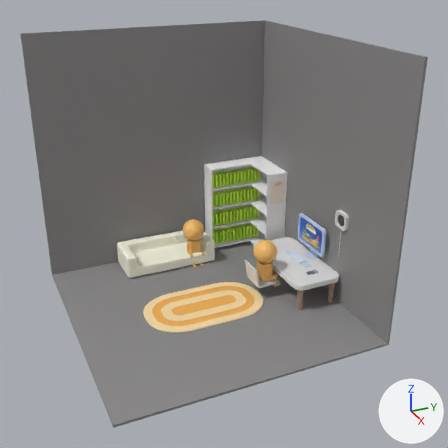
The Blender file blendergo/room.blend, before and after one commit.
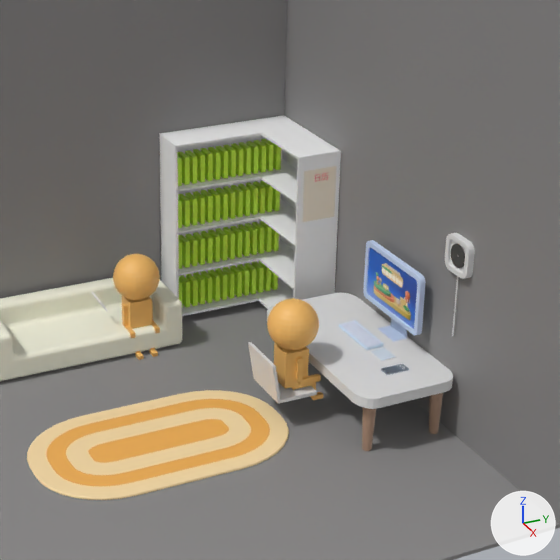
Old and new are each drawn whole from a 50 mm lens placed at (9.7, -3.94, 6.54), pointed at (0.38, 0.26, 1.88) and again close up on the part from 29% to 87% of the width and 23% to 80% of the height. Lighting does not change. The marker at lower right points along +X, +Y and +Z.

Names of what the first close-up shows: '02-v2', 'chair', 'pc', 'table', '平面', '球体', '球体.001', '立方体', '立方体.002', '立方体.018', '立方体.019', '立方体.020'.
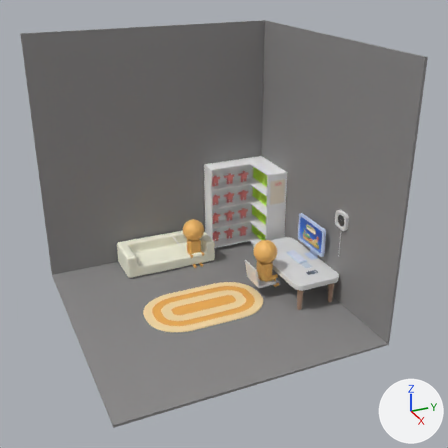
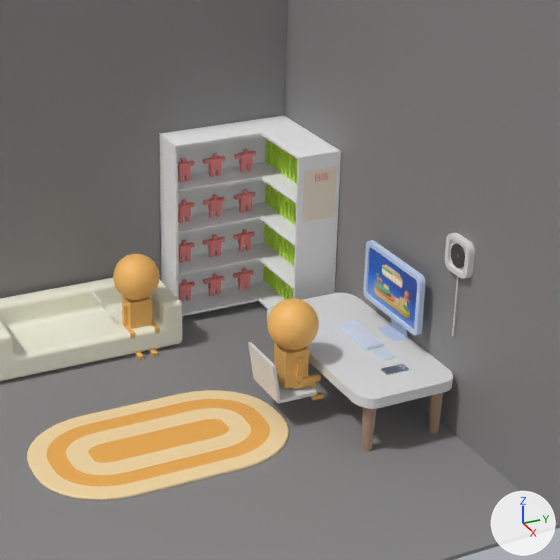
What differs and where, as boxes (x1, y1, x2, y2) in the close-ups (560 x 560 px; the box of a moved part takes in the faces that stretch with it):
'立方体.020', moved, turned, modifiers changed
    before: (177, 139, 281, 308)
    after: (263, 139, 298, 300)
'立方体.021', added
    after: (177, 148, 256, 302)
'02-v2', moved, rescaled, modifiers changed
    before: (367, 247, 417, 329)
    after: (368, 247, 417, 329)
part 1 of me_立方体_001, moved or reshaped
    both: (363, 240, 426, 341)

What the commit changed:
Material '材质.002' (mat_材质_002) is new.
Its base color is (1.0, 0.299, 0.299) (pink #ff9595).
me_立方体_001 has 180 vertices, 198 faces and spans x -0.481..0.481, y -0.103..0.048, z -0.381..0.416.
me_立方体_001 is used by ob_pc; location (0.0, 2.427, 0.975).
me_立方体_001 part 1: the whole mesh is moved by (0.0, 0.05, -0.081).
Mesh me_立方体_026 is new.
It has 76 vertices, 74 faces and spans x -2.07..1.77, y -0.55..0.54, z -2.21..1.71.
It uses material mat_材质_002 (pink #ff9595).
Object 'pc' (ob_pc) moves from (0.0, 2.427, 0.975) to (0.0, 2.377, 1.056).
Object '02-v2' (ob_02_v2) moves from (0.0, 0.0, 0.0) to (-0.006, 0.011, -0.007).
Object '02-v2' (ob_02_v2) is rescaled from (1.0, 1.0, 1.0) to (0.964, 0.964, 0.964).
Object '02-v2' (ob_02_v2) has a SHRINKWRAP modifier named '缩裹'.
Modifier setting: wrap_method = 'PROJECT'.
Modifier setting: cull_face = 'FRONT'.
Object '02-v2' (ob_02_v2) has a SHRINKWRAP modifier named '缩裹'.
On modifier '缩裹' of object '02-v2' (ob_02_v2), offset goes from 0.01 to 0.04.
Modifier setting: use_project_y = True.
Modifier setting: use_invert_cull = True.
Object '立方体.020' (ob_立方体_020) moves from (-2.258, 1.137, 1.68) to (-1.357, 2.35, 1.68).
Object '立方体.020' (ob_立方体_020) turns from (0, 0, 0) to (0, 0, -90) degrees about x, y and z.
Object '立方体.020' (ob_立方体_020) has a ARRAY modifier named '阵列'.
On modifier '阵列' of object '立方体.020' (ob_立方体_020), count goes from 14 to 13.
On modifier '阵列' of object '立方体.020' (ob_立方体_020), relative_offset_displace goes from (0.0, 1.8, 0.0) to (0.0, -1.8, 0.0).
Object '立方体.021' (ob_立方体_021) is new; it shows me_立方体_026.
Its location is (-2.287, 1.24, 1.666).
Its rotation in degrees is (0, 0, 90).
Its scale is (0.0613, 0.0613, 0.0613).
It gains a ARRAY modifier named '阵列'.
Modifier setting: count = 3.
Modifier setting: relative_offset_displace = (1.5, 0.0, 0.0).
It gains a ARRAY modifier named '阵列.001'.
Modifier setting: count = 4.
Modifier setting: relative_offset_displace = (0.0, 0.0, -1.9).
